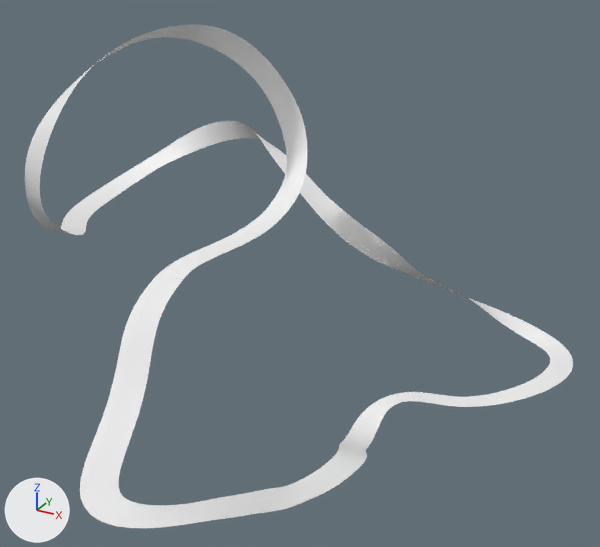
The FBX model GameContent/Models/Maps/SpaceMap_track.fbx, before and after one commit.
The view is the same before and after, from a 50 mm lens placed at (17.6, -27.2, 14.6), pointed at (2.0, 1.1, 0.4). Every picture has the same lights, and +X, +Y and +Z are marked at lower left. Where no turn or scale is listed for an object, it has been applied to the vertices.

Before the edit, the objects in view are built like this:
```python
me_track_poly_ncl1_1 = bpy.data.meshes.new('track_poly_ncl1_1')
me_track_poly_ncl1_1.from_pydata(...)  # 2499 vertices, 2136 faces; spans x -13.1..12.2, y -13.5..14.3, z -7.1..10.3
me_track_poly_ncl1_1.materials.append(mat_lambert1)  # white #f2f2f2
ob_track_poly = bpy.data.objects.new('track_poly', me_track_poly_ncl1_1)
ob_track_poly.location = (0.0, 0.0, 0.0)
```
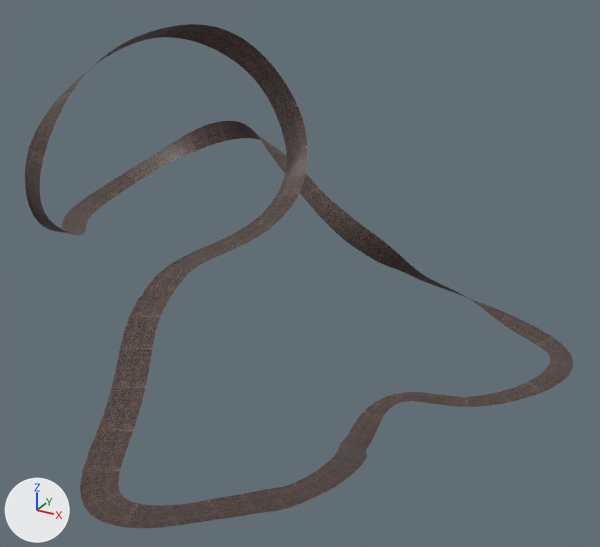
Location of each change, (x1, y1, x2, y2) in pixels of the pictures (600 x 547 px):
'track_poly', recoloured
    both: (25, 24, 573, 528)

The change in detail:
Picture 'Track2_Diffuse.jpg' (img_track2_diffuse_jpg) is new.
Material 'lambert63' (mat_lambert63) is new.
Its texture is img_track2_diffuse_jpg.
me_track_poly_ncl1_1 has 2499 vertices, 2136 faces and spans x -13.1..12.2, y -13.5..14.3, z -7.1..10.3.
me_track_poly_ncl1_1 no longer uses material mat_lambert1 (white #f2f2f2).
me_track_poly_ncl1_1 now uses material mat_lambert63 (picture img_track2_diffuse_jpg).
